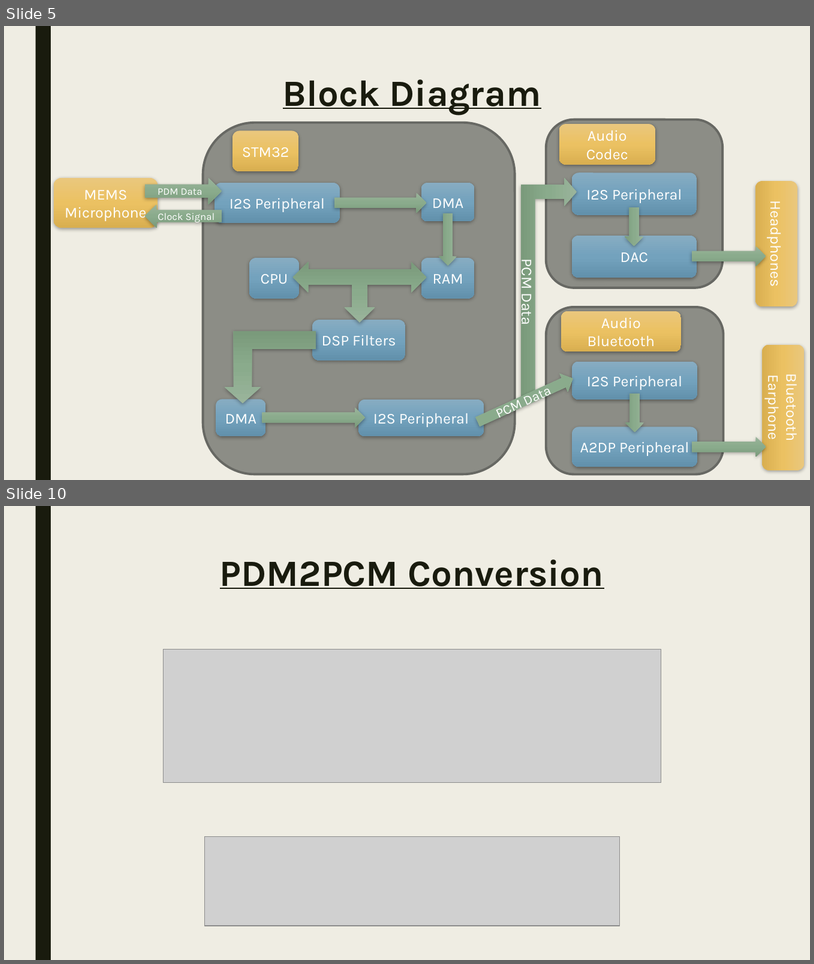
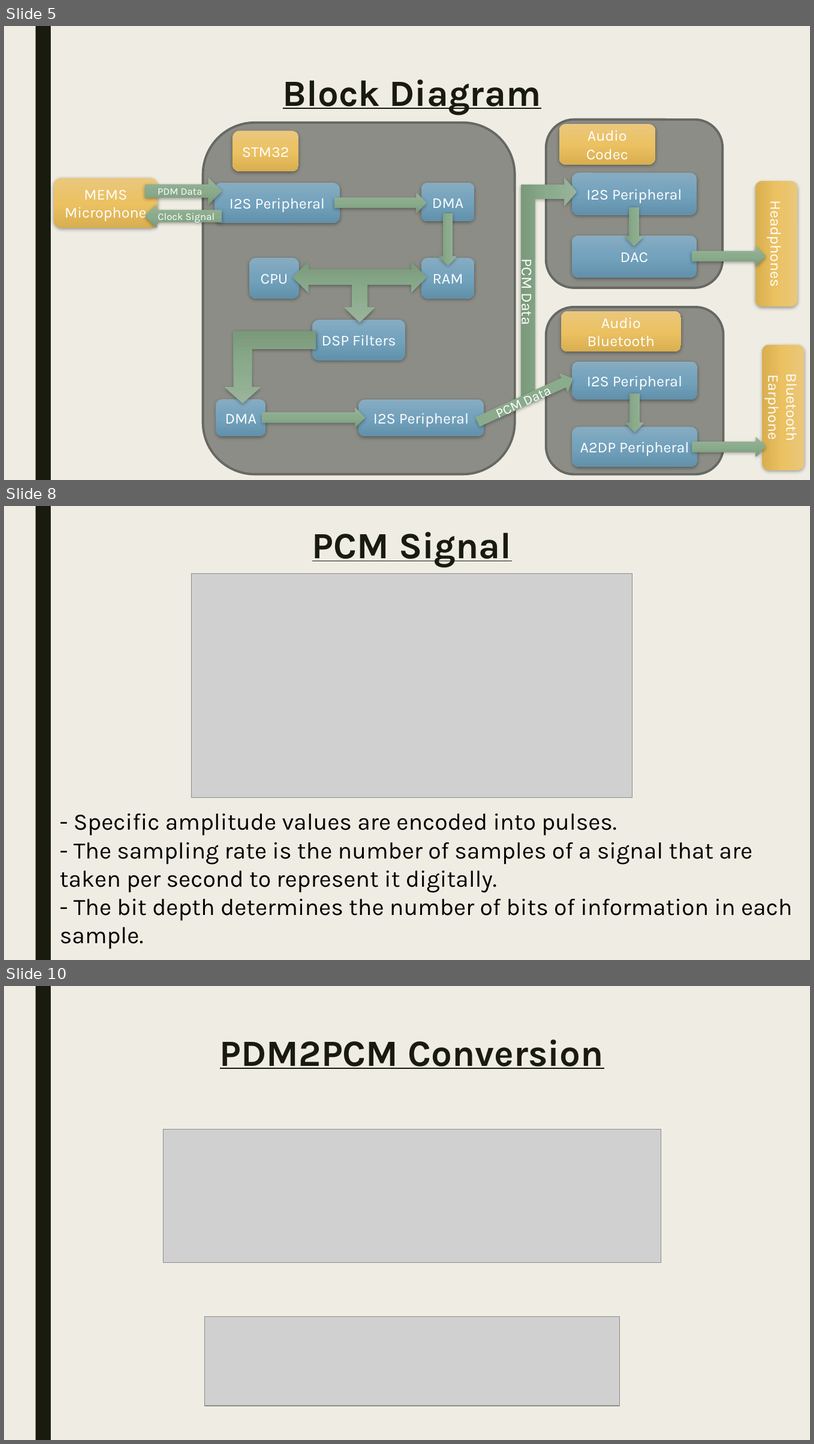
Before and after one commit to hananabilabd/Real-time-STM32-MEMS-MIC-Audio-Playback-DSP, a slide deck: Presentation.pptx. Shown one above the other, each under a label of ours: slides 5 and 10 before the commit, slides 5, 8 and 10 after it; the slides between them are not shown. The pictures are 814x964 and 814x1444 pixels, drawn with LibreOffice and Linux fonts; fonts in the diff are those of the drawing; grey boxes stand for pictures. Boxes give left, top, right and bottom in pixels: in the first picture for what was removed or moved away, otherwise in the second. Text is boxed around its words. In the diff, an @@ line names an element or a change of style, - is before the commit and + after.

```diff
--- a/Presentation.pptx
+++ b/Presentation.pptx
@@ slide 8 added at (4,506,810,960), background #EFEDE3; not listed: 1 template element that a slide beside it also shows @@
@@ title added at (312,532,512,567), 44 pt, text #191B0E, bold, underline @@
+PCM Signal
@@ picture added at (192,573,633,798) @@
@@ text added at (60,813,793,949), 28 pt, text #000000 @@
+- Specific amplitude values are encoded into pulses.
+- The sampling rate is the number of samples of a signal that are taken per second to represent it digitally.
+- The bit depth determines the number of bits of information in each sample.
```
Also in this commit, not shown: 3 slides changed, 6 other slides added, 4 slides removed, 1 other file.
